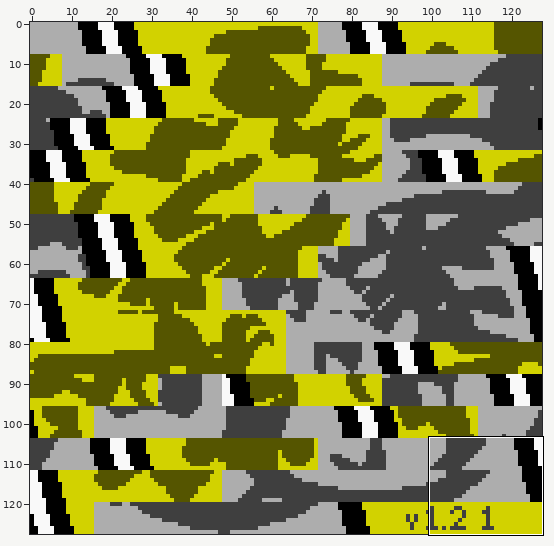
Sprite sheet, stored at graphics/title_screen/rayquaza.png. The first picture is a wide view before the edit; the outline marks the close-up.
Close-up. First the earlier version:
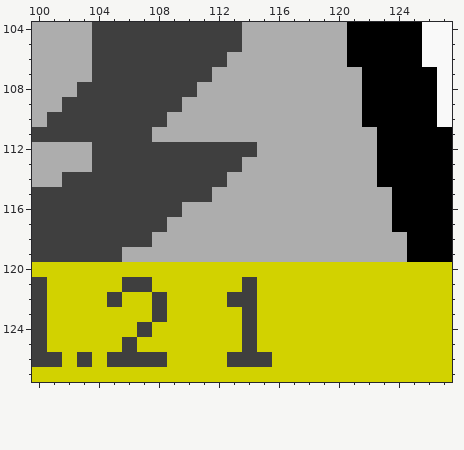
The file is 128x128 pixels. Shown: x 100..127, y 104..127.
After:
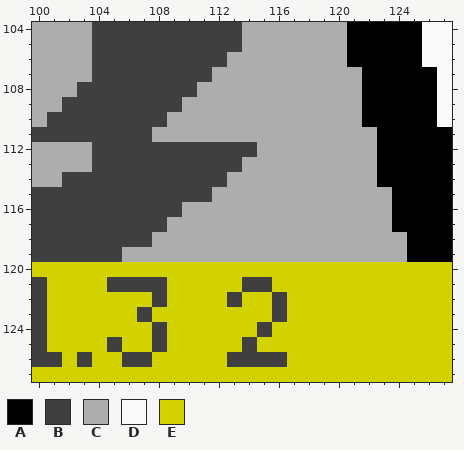
Palette (. is transparent): A #000000  B #3f3f3f  C #adadad  D #f9f9f9  E #d2d200
Changes in this commit:
The edit turns colour E into colour B in row 121 at x 105, 108 and 115; in row 122 at x 116; in row 123 at x 107 and 116; in row 124 at x 108 and 115; in row 125 at x 105 and 108; in row 126 at x 116.
The edit turns colour B into colour E in row 122 at x 105 and 114; in row 123 at x 108 and 114; in row 124 at x 107 and 114; in row 125 at x 106; in row 126 at x 105 and 108.
Pixel boxes of the changes (left, top, right, bottom) in both close-ups:
changed: (107, 277, 167, 367)
changed: (242, 277, 287, 367)
